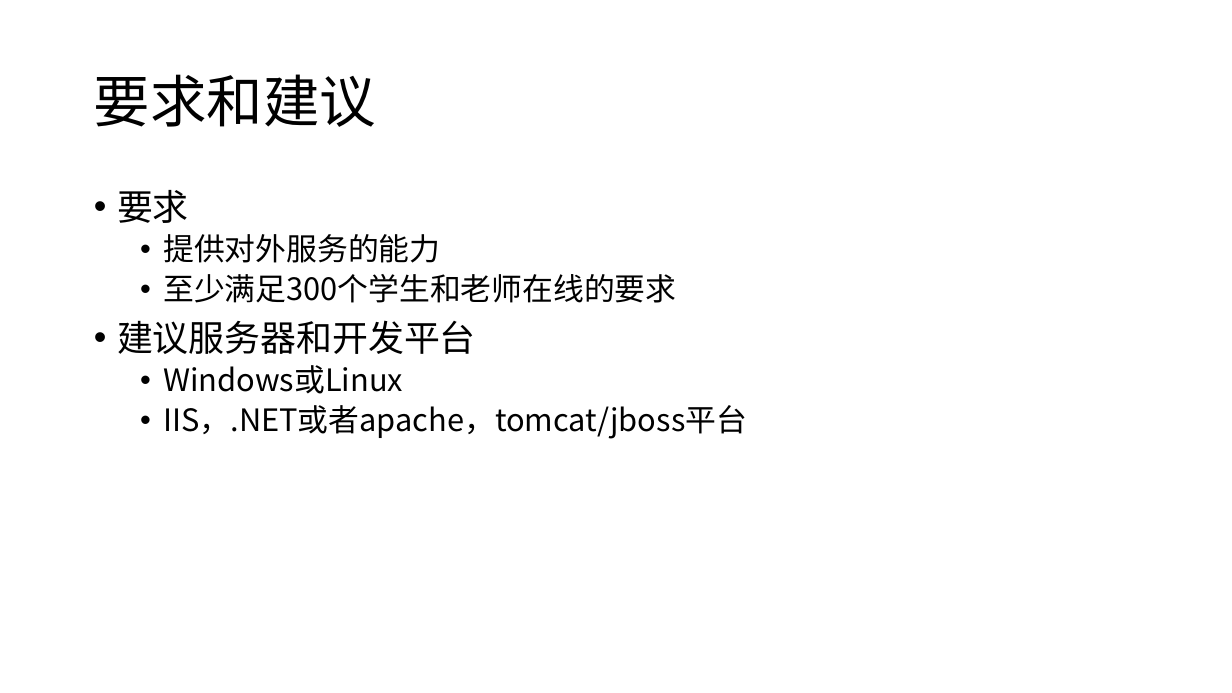
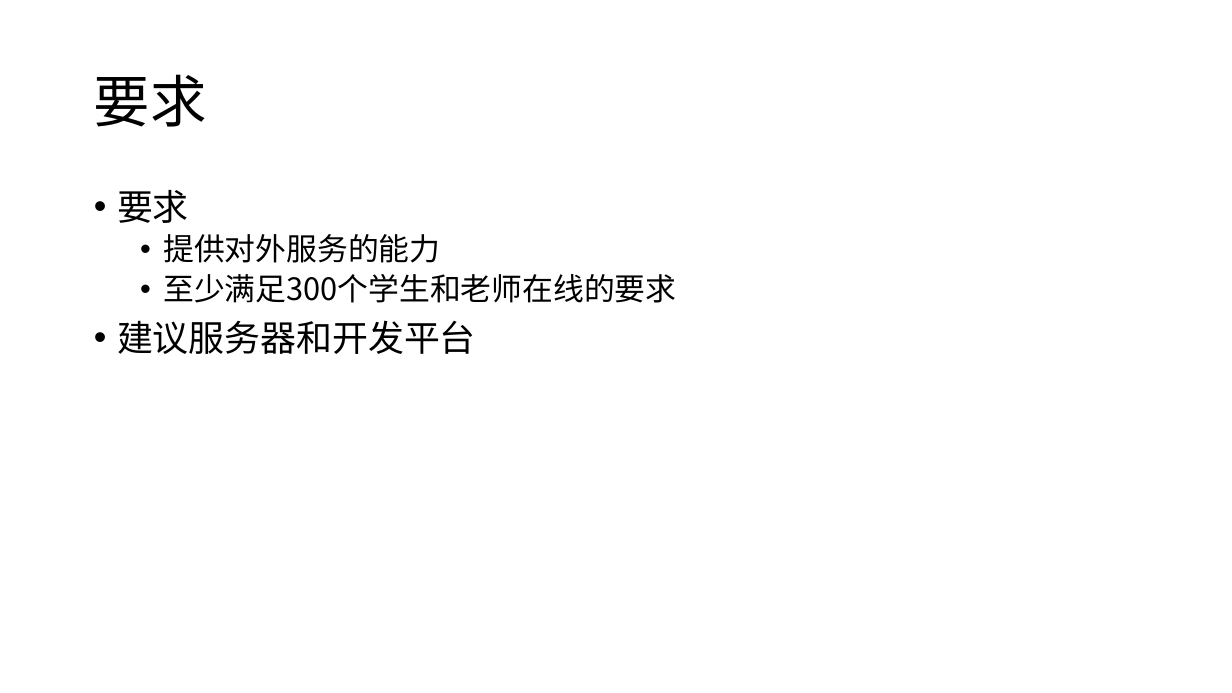
Before and after one commit to twn422/PRD2017, a slide deck: slide 7 of PRD-2017-G24/STW/受控文件/分析设计/项目可行性报告/可行性分析报告.pptx (slide 8 before the commit). Drawn at 1232x693 pixels with LibreOffice and Linux fonts; fonts in the diff are those of the drawing. Boxes give left, top, right and bottom in pixels: in the first picture for what was removed or moved away, otherwise in the second. Text is boxed around its words. In the diff, an @@ line names an element or a change of style, - is before the commit and + after.

```diff
--- a/PRD-2017-G24/STW/受控文件/分析设计/项目可行性报告/可行性分析报告.pptx
+++ b/PRD-2017-G24/STW/受控文件/分析设计/项目可行性报告/可行性分析报告.pptx
@@ title at (x1=94, y1=74, x2=207, y2=127): text changed @@
-要求和建议
+要求
@@ text at (x1=163, y1=365, x2=747, y2=439): paragraphs removed @@
-  • Windows或Linux
-  • IIS，.NET或者apache，tomcat/jboss平台
```
Also in this commit, not shown: 2 other slides changed, 1 slide added, 1 slide removed.
